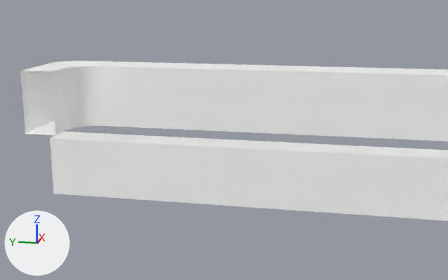
Renders of the Blender file ast/models/architectural/rooms/hallway_new/hallway_new.blend from each side of a commit.
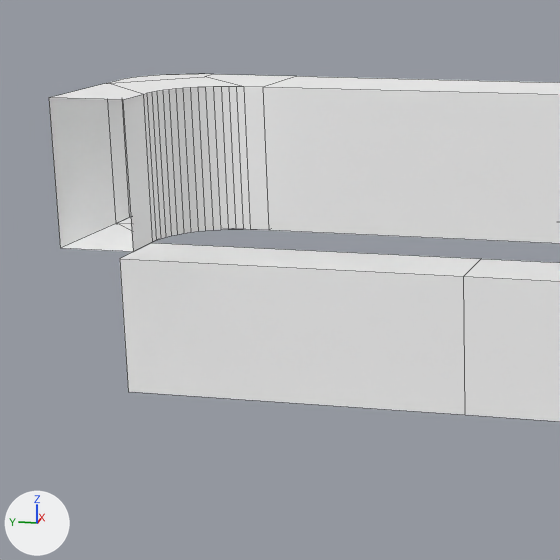
Each version appears first from a 50 mm camera at (-50.8, -25.5, 15.5) aimed at (-3.1, -16.0, 3.6), and next in a close-up on the part from 0% to 52% of the width and 11% to 94% of the height. Every picture has the same lights, and +X, +Y and +Z are marked at lower left. The older version's two pictures come first. The close-ups show mesh edges as thin lines.

The first close-up shows 'hallway'.
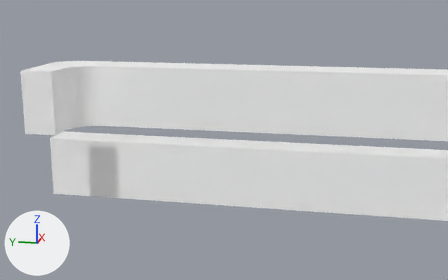
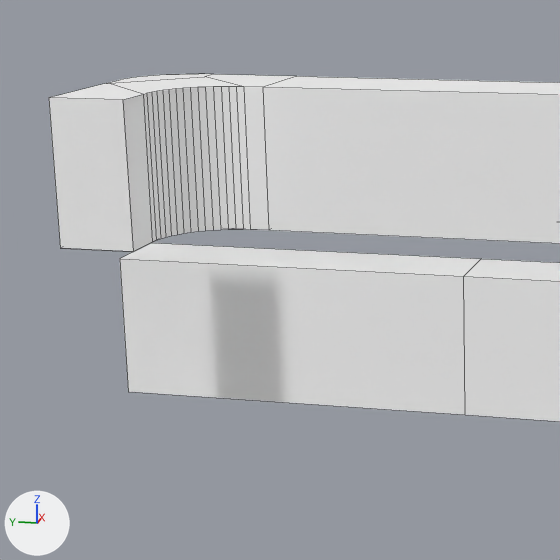
Where the change shows, as pixel boxes (x1, y1, x2, y2) in the close-ups (560 x 560 px):
'wallend', added
    after: (49, 98, 133, 252)

Edits to the bpy script that builds the scene:
```text
Add me_plane_002:
    me_plane_002.from_pydata([(-9.08, 2.04, 6.67), (-3.91, 2.04, 6.67), (-9.08, -0.64, 6.67), (-3.91, -0.64, 6.67), (-3.91, 2.04, 6.67), (-3.91, -0.64, 6.67)], [], [(1, 5, 4, 3, 2, 0)])
    me_plane_002.materials.append(mat_void)  # white #ffffff
Add ob_wallend:
    ob_wallend = bpy.data.objects.new('wallend', me_plane_002)
    ob_wallend.location = (1.34, -0.45, 0.0)
    ob_wallend.rotation_euler = (3.142, 1.571, 0.0)  # degrees (180, 90, 0)
```
